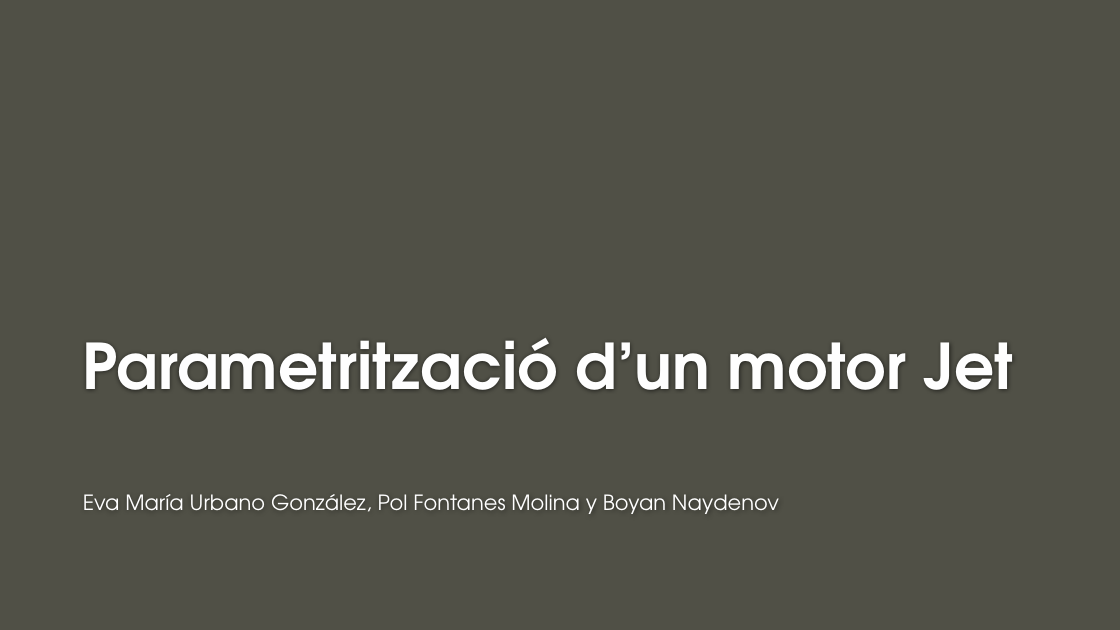
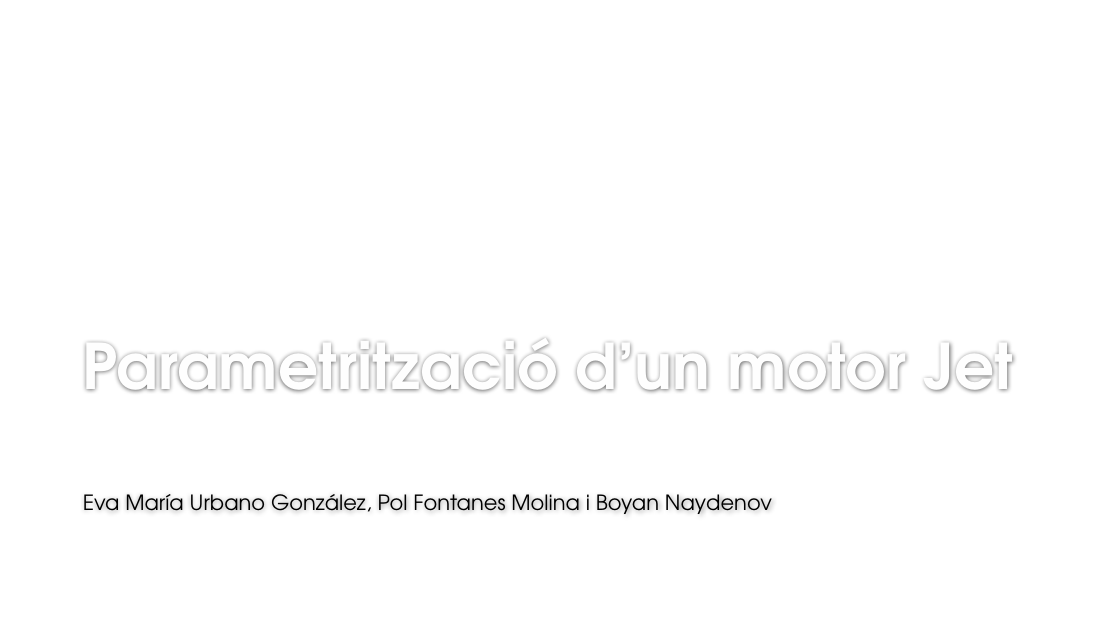
Before and after one commit to naydden/jet-engine-parametrization, a slide deck: slide 1 of ppt/Exposició.pptx. Drawn at 1120x630 pixels with LibreOffice and Linux fonts; fonts in the diff are those of the drawing; background and template pictures are left out. Boxes give left, top, right and bottom in pixels: in the first picture for what was removed or moved away, otherwise in the second. Text is boxed around its words. In the diff, an @@ line names an element or a change of style, - is before the commit and + after.

```diff
--- a/ppt/Exposició.pptx
+++ b/ppt/Exposició.pptx
@@ background #505046 to #FFFFFF @@
@@ subtitle at box(83, 494, 772, 514): text changed; text colour #FFFFFF to #000000 @@
-Eva María Urbano González, Pol Fontanes Molina y Boyan Naydenov
+Eva María Urbano González, Pol Fontanes Molina i Boyan Naydenov
```
Also in this commit, not shown: 7 other slides changed, 2 slides added, 2 slides removed, 4 other files.
